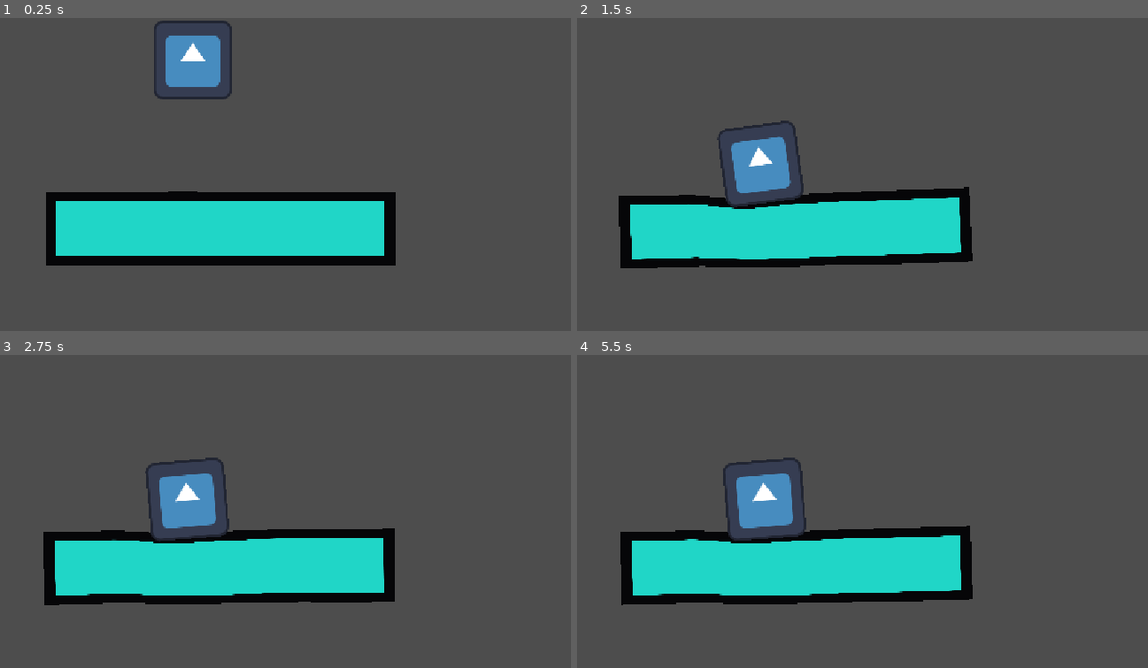
Above: before the commit, frames 1-4 (two rows, left to right).
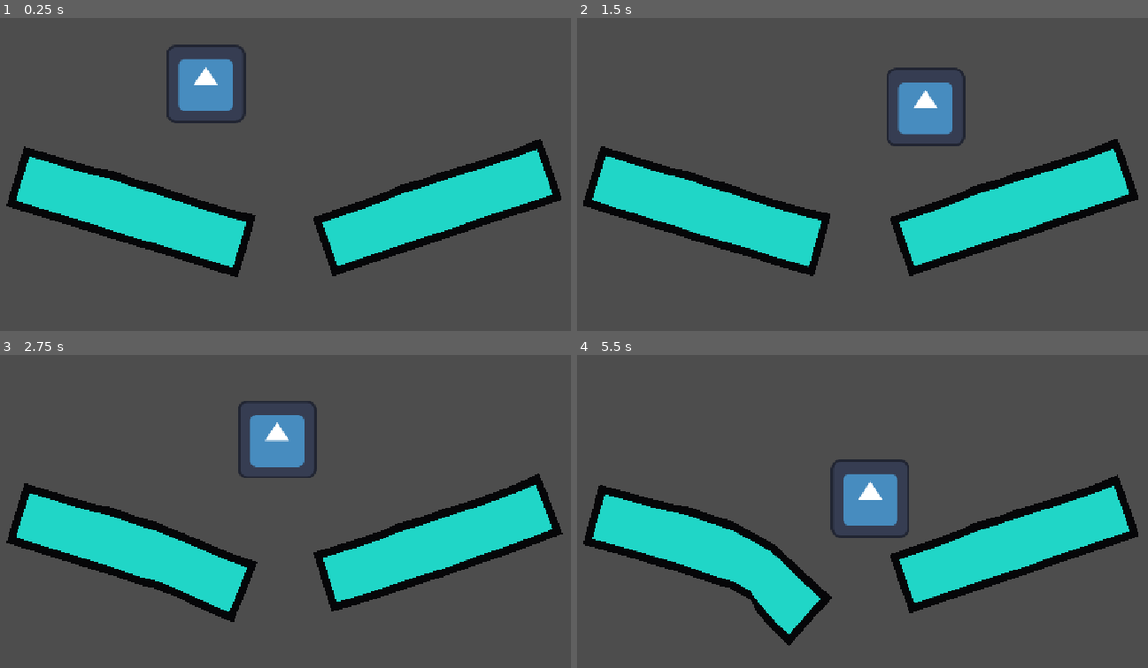
Above: after the commit, the same moments.

Repository: SlopInteractive/haven-2026
Game: Godot game, scene res://scenes/test/kap_test.tscn
Same seed, same stepped clock (60 frames per second), same inputs: the game is played once before the commit and once after it. This scene is started directly instead of the project's main scene. The engine's default icon, where the game draws it, is replaced by a stand-in: a white triangle on a blue panel in a dark square.
Inputs (mouse positions are in pixels of both pictures, inside the frame that each line leads up to):
- Up to frame 1 (0.25 s): no input
- Up to frame 2 (1.5 s): tap Enter (ui_accept) at 0.5, 0.77 s; move the mouse to (1033, 196) at 0.52 s; hold Right (ui_right) from 0.53 s (still down); click (1033, 196) at 0.67 s; move the mouse to (736, 237) at 1.27 s
- Up to frame 3 (2.75 s): tap Enter (ui_accept) at 1.52 s; move the mouse to (371, 467) at 2.02 s; release Right (ui_right) at 2.03 s; hold Left (ui_left) from 2.03 s (still down)
- Up to frame 4 (5.5 s): move the mouse to (839, 633) at 2.77 s; release Left (ui_left) at 2.78 s; hold Right (ui_right) 2.78-4.28 s; click (839, 633) at 2.92 s; tap Enter (ui_accept) at 3.02, 3.77, 4.52 s; move the mouse to (1090, 614) at 3.52 s; move the mouse to (662, 492) at 4.27 s; hold Left (ui_left) 4.28-5.03 s; move the mouse to (913, 555) at 5.02 s; hold Right (ui_right) from 5.03 s (still down); click (913, 555) at 5.17 s

The runs differ from the first frame. In frame 1, 20% of the frame differs, in the area x 1-99%, y 0-83%; in frame 2, 22%; in frame 3, 22%; in frame 4, 23%, in the area x 1-99%, y 32-93%.

Commit message:
bounce

Diff:
--- a/prefabs/platform.tscn
+++ b/prefabs/platform.tscn
@@ -334,8 +334,8 @@
 
 [node name="Bone-0" type="Bone2D" parent="SoftBody2D/Skeleton2D" unique_id=1127878932]
 position = Vector2(212.0838, 59.404694)
-rotation = 0.27843204
-scale = Vector2(0.99999994, 1)
+rotation = 0.27843207
+scale = Vector2(0.99999994, 1.0000002)
 rest = Transform2D(0.9614876, 0.27484837, -0.27484837, 0.9614876, 212.08377, 59.404675)
 auto_calculate_length_and_angle = false
 length = 200.0
@@ -349,7 +349,7 @@
 [node name="Bone-1" type="Bone2D" parent="SoftBody2D/Skeleton2D" unique_id=1779000436]
 position = Vector2(97.23755, 106.28848)
 rotation = 0.6924284
-scale = Vector2(0.99999994, 1)
+scale = Vector2(0.9999999, 1.0000002)
 rest = Transform2D(0.76969796, 0.6384082, -0.6384082, 0.76969796, 97.237625, 106.28845)
 auto_calculate_length_and_angle = false
 length = 200.0
@@ -363,7 +363,7 @@
 [node name="Bone-2" type="Bone2D" parent="SoftBody2D/Skeleton2D" unique_id=1695075202]
 position = Vector2(213.13214, 202.41458)
 rotation = 2.4506757
-scale = Vector2(1, 0.99999994)
+scale = Vector2(1, 0.9999999)
 rest = Transform2D(-0.770662, 0.6372441, -0.6372441, -0.770662, 213.13214, 202.41457)
 auto_calculate_length_and_angle = false
 length = 200.0
@@ -376,8 +376,8 @@
 
 [node name="Bone-3" type="Bone2D" parent="SoftBody2D/Skeleton2D" unique_id=357224413]
 position = Vector2(97.67883, 297.88046)
-rotation = 0.6908354
-scale = Vector2(1, 0.99999994)
+rotation = 0.6908356
+scale = Vector2(1.0000001, 0.99999994)
 rest = Transform2D(0.770714, 0.6371812, -0.6371812, 0.770714, 97.67883, 297.88043)
 auto_calculate_length_and_angle = false
 length = 200.0
@@ -390,8 +390,8 @@
 
 [node name="Bone-4" type="Bone2D" parent="SoftBody2D/Skeleton2D" unique_id=1715708340]
 position = Vector2(212.56262, 392.85965)
-rotation = -2.4507573
-scale = Vector2(1, 0.99999994)
+rotation = -2.450757
+scale = Vector2(1.0000001, 0.9999998)
 rest = Transform2D(-0.770714, -0.6371812, 0.6371812, -0.770714, 212.5626, 392.85962)
 auto_calculate_length_and_angle = false
 length = 200.0
@@ -404,7 +404,8 @@
 
 [node name="Bone-5" type="Bone2D" parent="SoftBody2D/Skeleton2D" unique_id=1130000760]
 position = Vector2(96.86334, 441.6949)
-rotation = -0.3994012
+rotation = -0.39940128
+scale = Vector2(1, 1.0000002)
 rest = Transform2D(0.92129403, -0.3888667, 0.3888667, 0.92129403, 96.863335, 441.69485)
 auto_calculate_length_and_angle = false
 length = 200.0
@@ -417,7 +418,7 @@
 
 [node name="Bone-6" type="Bone2D" parent="SoftBody2D/Skeleton2D" unique_id=648955976]
 position = Vector2(556.54266, 65.374115)
-rotation = 0.29417813
+rotation = 0.29417825
 scale = Vector2(0.99999994, 1)
 rest = Transform2D(0.9570408, 0.28995335, -0.28995335, 0.9570408, 556.54266, 65.374115)
 auto_calculate_length_and_angle = false
@@ -432,7 +433,7 @@
 [node name="Bone-7" type="Bone2D" parent="SoftBody2D/Skeleton2D" unique_id=534065104]
 position = Vector2(385.3966, 108.94745)
 rotation = 1.5660253
-scale = Vector2(1, 0.99999994)
+scale = Vector2(1.0000002, 0.99999994)
 rest = Transform2D(0.0047710515, 0.9999886, -0.9999886, 0.0047710515, 385.3966, 108.94746)
 auto_calculate_length_and_angle = false
 length = 200.0
@@ -445,8 +446,8 @@
 
 [node name="Bone-8" type="Bone2D" parent="SoftBody2D/Skeleton2D" unique_id=1165029360]
 position = Vector2(559.4003, 204.14096)
-rotation = 2.6494596
-scale = Vector2(0.99999994, 1)
+rotation = 2.6494594
+scale = Vector2(1, 1.0000002)
 rest = Transform2D(-0.881327, 0.47250688, -0.47250688, -0.881327, 559.4003, 204.14096)
 auto_calculate_length_and_angle = false
 length = 200.0
@@ -460,6 +461,7 @@
 [node name="Bone-9" type="Bone2D" parent="SoftBody2D/Skeleton2D" unique_id=1384306245]
 position = Vector2(386.29358, 296.9489)
 rotation = 1.5823567
+scale = Vector2(1.0000002, 1)
 rest = Transform2D(-0.011560107, 0.9999332, -0.9999332, -0.011560107, 386.2936, 296.94888)
 auto_calculate_length_and_angle = false
 length = 200.0
@@ -473,6 +475,7 @@
 [node name="Bone-10" type="Bone2D" parent="SoftBody2D/Skeleton2D" unique_id=2085451518]
 position = Vector2(557.7972, 388.07773)
 rotation = -2.653179
+scale = Vector2(1, 1.0000002)
 rest = Transform2D(-0.8830783, -0.46922567, 0.46922567, -0.8830783, 557.7972, 388.0777)
 auto_calculate_length_and_angle = false
 length = 200.0
@@ -486,6 +489,7 @@
 [node name="Bone-11" type="Bone2D" parent="SoftBody2D/Skeleton2D" unique_id=756407571]
 position = Vector2(384.6595, 438.29565)
 rotation = -1.5592359
+scale = Vector2(1.0000002, 1)
 rest = Transform2D(0.011560139, -0.9999332, 0.9999332, 0.011560139, 384.65945, 438.29562)
 auto_calculate_length_and_angle = false
 length = 200.0
@@ -499,6 +503,7 @@
 [node name="Bone-12" type="Bone2D" parent="SoftBody2D/Skeleton2D" unique_id=1639456548]
 position = Vector2(888.28705, 83.23276)
 rotation = 0.3752103
+scale = Vector2(1, 1.0000002)
 rest = Transform2D(0.9304306, 0.3664682, -0.3664682, 0.9304306, 888.28705, 83.23274)
 auto_calculate_length_and_angle = false
 length = 200.0
@@ -525,6 +530,7 @@
 [node name="Bone-14" type="Bone2D" parent="SoftBody2D/Skeleton2D" unique_id=1714887614]
 position = Vector2(903.50055, 213.98595)
 rotation = 2.7064316
+scale = Vector2(1, 1.0000002)
 rest = Transform2D(-0.9068022, 0.4215564, -0.4215564, -0.9068022, 903.50055, 213.98595)
 auto_calculate_length_and_angle = false
 length = 200.0
@@ -538,7 +544,7 @@
 [node name="Bone-15" type="Bone2D" parent="SoftBody2D/Skeleton2D" unique_id=1147563962]
 position = Vector2(732.3007, 293.57376)
 rotation = 1.6150411
-scale = Vector2(1, 0.99999994)
+scale = Vector2(1.0000002, 0.99999994)
 rest = Transform2D(-0.044230375, 0.99902135, -0.99902135, -0.044230375, 732.3007, 293.57373)
 auto_calculate_length_and_angle = false
 length = 200.0
@@ -551,8 +557,8 @@
 
 [node name="Bone-16" type="Bone2D" parent="SoftBody2D/Skeleton2D" unique_id=1542254978]
 position = Vector2(892.6711, 370.16705)
-rotation = -2.696023
-scale = Vector2(0.99999994, 1)
+rotation = -2.6960227
+scale = Vector2(1, 1.0000001)
 rest = Transform2D(-0.9023653, -0.430972, 0.430972, -0.9023653, 892.6711, 370.16705)
 auto_calculate_length_and_angle = false
 length = 200.0
@@ -566,7 +572,7 @@
 [node name="Bone-17" type="Bone2D" parent="SoftBody2D/Skeleton2D" unique_id=955067257]
 position = Vector2(726.34143, 428.17493)
 rotation = -1.5265516
-scale = Vector2(1, 0.99999994)
+scale = Vector2(1.0000002, 0.99999994)
 rest = Transform2D(0.04423029, -0.99902135, 0.99902135, 0.04423029, 726.34143, 428.17493)
 auto_calculate_length_and_angle = false
 length = 200.0
@@ -605,7 +611,8 @@
 
 [node name="Bone-20" type="Bone2D" parent="SoftBody2D/Skeleton2D" unique_id=548918863]
 position = Vector2(1173.4995, 209.16422)
-rotation = 2.784168
+rotation = 2.7841678
+scale = Vector2(1, 1.0000002)
 rest = Transform2D(-0.93680096, 0.3498628, -0.3498628, -0.93680096, 1173.4995, 209.1642)
 auto_calculate_length_and_angle = false
 length = 200.0
@@ -619,7 +626,7 @@
 [node name="Bone-21" type="Bone2D" parent="SoftBody2D/Skeleton2D" unique_id=1931563879]
 position = Vector2(1014.5391, 268.53043)
 rotation = 1.4518813
-scale = Vector2(1, 0.99999994)
+scale = Vector2(1.0000002, 0.99999994)
 rest = Transform2D(0.11863498, 0.9929379, -0.9929379, 0.11863498, 1014.5391, 268.5304)
 auto_calculate_length_and_angle = false
 length = 200.0
@@ -632,7 +639,8 @@
 
 [node name="Bone-22" type="Bone2D" parent="SoftBody2D/Skeleton2D" unique_id=670664305]
 position = Vector2(1179.7601, 376.92804)
-rotation = -2.5609577
+rotation = -2.5609574
+scale = Vector2(1.0000001, 1.0000001)
 rest = Transform2D(-0.83611447, -0.54855496, 0.54855496, -0.83611447, 1179.7601, 376.928)
 auto_calculate_length_and_angle = false
 length = 200.0
@@ -646,7 +654,7 @@
 [node name="Bone-23" type="Bone2D" parent="SoftBody2D/Skeleton2D" unique_id=447751098]
 position = Vector2(1031.5311, 410.74802)
 rotation = -1.6897113
-scale = Vector2(1, 0.99999994)
+scale = Vector2(1.0000002, 0.99999994)
 rest = Transform2D(-0.11863495, -0.9929379, 0.9929379, -0.11863495, 1031.5311, 410.748)
 auto_calculate_length_and_angle = false
 length = 200.0
@@ -660,6 +668,7 @@
 [node name="Bone-24" type="Bone2D" parent="SoftBody2D/Skeleton2D" unique_id=2032015219]
 position = Vector2(1521.1848, 63.47809)
 rotation = 0.25390086
+scale = Vector2(1, 1.0000002)
 rest = Transform2D(0.96794, 0.25118166, -0.25118166, 0.96794, 1521.1848, 63.478092)
 auto_calculate_length_and_angle = false
 length = 200.0
@@ -673,6 +682,7 @@
 [node name="Bone-25" type="Bone2D" parent="SoftBody2D/Skeleton2D" unique_id=157905411]
 position = Vector2(1348.3613, 114.500275)
 rotation = 1.5840396
+scale = Vector2(1.0000002, 1)
 rest = Transform2D(-0.013242855, 0.9999123, -0.9999123, -0.013242855, 1348.3613, 114.50026)
 auto_calculate_length_and_angle = false
 length = 200.0
@@ -685,7 +695,8 @@
 
 [node name="Bone-26" type="Bone2D" parent="SoftBody2D/Skeleton2D" unique_id=1089435598]
 position = Vector2(1519.0049, 203.56456)
-rotation = 2.6561072
+rotation = 2.656107
+scale = Vector2(1.0000001, 1)
 rest = Transform2D(-0.8844485, 0.4666378, -0.4666378, -0.8844485, 1519.0049, 203.56456)
 auto_calculate_length_and_angle = false
 length = 200.0
@@ -699,6 +710,7 @@
 [node name="Bone-27" type="Bone2D" parent="SoftBody2D/Skeleton2D" unique_id=911023338]
 position = Vector2(1345.9727, 294.85687)
 rotation = 1.5403862
+scale = Vector2(1.0000002, 1)
 rest = Transform2D(0.03040544, 0.99953765, -0.99953765, 0.03040544, 1345.9727, 294.85687)
 auto_calculate_length_and_angle = false
 length = 200.0
@@ -711,8 +723,8 @@
 
 [node name="Bone-28" type="Bone2D" parent="SoftBody2D/Skeleton2D" unique_id=165145458]
 position = Vector2(1520.2131, 389.63065)
-rotation = -2.6434257
-scale = Vector2(0.99999994, 1)
+rotation = -2.6434255
+scale = Vector2(0.99999994, 1.0000002)
 rest = Transform2D(-0.8784599, -0.47781608, 0.47781608, -0.8784599, 1520.2131, 389.6306)
 auto_calculate_length_and_angle = false
 length = 200.0
@@ -726,6 +738,7 @@
 [node name="Bone-29" type="Bone2D" parent="SoftBody2D/Skeleton2D" unique_id=703897654]
 position = Vector2(1350.1318, 431.58456)
 rotation = -1.6012064
+scale = Vector2(1.0000002, 1)
 rest = Transform2D(-0.030405408, -0.99953765, 0.99953765, -0.030405408, 1350.1318, 431.58453)
 auto_calculate_length_and_angle = false
 length = 200.0
@@ -739,7 +752,7 @@
 [node name="Bone-30" type="Bone2D" parent="SoftBody2D/Skeleton2D" unique_id=657502215]
 position = Vector2(1855.5792, 89.42905)
 rotation = 3.0277739
-scale = Vector2(0.99999994, 1)
+scale = Vector2(0.9999998, 1.0000002)
 rest = Transform2D(-0.9935296, 0.11357321, -0.11357321, -0.9935296, 1855.5792, 89.42902)
 auto_calculate_length_and_angle = false
 length = 200.0
@@ -753,7 +766,7 @@
 [node name="Bone-31" type="Bone2D" parent="SoftBody2D/Skeleton2D" unique_id=1957120370]
 position = Vector2(1692.8651, 108.02936)
 rotation = 1.5746073
-scale = Vector2(1, 0.99999994)
+scale = Vector2(1.0000002, 0.99999994)
 rest = Transform2D(-0.003810917, 0.9999927, -0.9999927, -0.003810917, 1692.8651, 108.02933)
 auto_calculate_length_and_angle = false
 length = 200.0
@@ -766,7 +779,8 @@
 
 [node name="Bone-32" type="Bone2D" parent="SoftBody2D/Skeleton2D" unique_id=1261166433]
 position = Vector2(1854.955, 202.23145)
-rotation = 2.6131985
+rotation = 2.6131983
+scale = Vector2(1.0000001, 1.0000001)
 rest = Transform2D(-0.8636178, 0.5041471, -0.5041471, -0.8636178, 1854.9551, 202.23143)
 auto_calculate_length_and_angle = false
 length = 200.0
@@ -780,7 +794,7 @@
 [node name="Bone-33" type="Bone2D" parent="SoftBody2D/Skeleton2D" unique_id=1771931486]
 position = Vector2(1692.1439, 297.2743)
 rotation = 1.5615051
-scale = Vector2(1, 0.99999994)
+scale = Vector2(1.0000002, 0.99999994)
 rest = Transform2D(0.009291114, 0.99995685, -0.99995685, 0.009291114, 1692.1439, 297.2743)
 auto_calculate_length_and_angle = false
 length = 200.0
@@ -793,8 +807,8 @@
 
 [node name="Bone-34" type="Bone2D" parent="SoftBody2D/Skeleton2D" unique_id=373412570]
 position = Vector2(1855.2357, 362.72226)
-rotation = -2.7599702
-scale = Vector2(0.99999994, 1)
+rotation = -2.75997
+scale = Vector2(0.99999994, 1.0000002)
 rest = Transform2D(-0.9280616, -0.37242672, 0.37242672, -0.9280616, 1855.2358, 362.72226)
 auto_calculate_length_and_angle = false
 length = 200.0
@@ -808,7 +822,7 @@
 [node name="Bone-35" type="Bone2D" parent="SoftBody2D/Skeleton2D" unique_id=1891802896]
 position = Vector2(1693.4651, 439.4582)
 rotation = -1.5800875
-scale = Vector2(1, 0.99999994)
+scale = Vector2(1.0000002, 0.99999994)
 rest = Transform2D(-0.009291082, -0.99995685, 0.99995685, -0.009291082, 1693.4651, 439.45816)
 auto_calculate_length_and_angle = false
 length = 200.0
@@ -1406,6 +1420,7 @@
 mass = 0.1
 gravity_scale = 0.0
 can_sleep = false
+freeze = true
 metadata/idx = 11
 metadata/bone_name = &"Bone-11"
 
@@ -1738,6 +1753,7 @@
 mass = 0.1
 gravity_scale = 0.0
 can_sleep = false
+freeze = true
 metadata/idx = 17
 metadata/bone_name = &"Bone-17"
 
@@ -2070,6 +2086,7 @@
 mass = 0.1
 gravity_scale = 0.0
 can_sleep = false
+freeze = true
 metadata/idx = 23
 metadata/bone_name = &"Bone-23"
 
@@ -2402,6 +2419,7 @@
 mass = 0.1
 gravity_scale = 0.0
 can_sleep = false
+freeze = true
 metadata/idx = 29
 metadata/bone_name = &"Bone-29"
 
--- a/scenes/test/kap_test.tscn
+++ b/scenes/test/kap_test.tscn
@@ -2,22 +2,33 @@
 
 [ext_resource type="PackedScene" uid="uid://brpvolci1fnnq" path="res://prefabs/platform.tscn" id="1_ofchl"]
 [ext_resource type="Texture2D" uid="uid://uelvhslkv8pv" path="res://icon.svg" id="2_88qri"]
+[ext_resource type="Script" uid="uid://basudrj7khkap" path="res://scenes/test/player_controller.gd" id="2_wa75g"]
 
 [sub_resource type="RectangleShape2D" id="RectangleShape2D_my6qp"]
-size = Vector2(113, 112)
+size = Vector2(113, 81)
 
 [node name="KapTest" type="Node2D" unique_id=884624408]
 
 [node name="Platform" parent="." unique_id=489886513 instance=ExtResource("1_ofchl")]
-position = Vector2(448, 373)
+position = Vector2(295, 340)
+rotation = 0.2984513
+scale = Vector2(0.69153726, 0.8450366)
 
-[node name="RigidBody2D" type="RigidBody2D" parent="." unique_id=734849386]
-position = Vector2(403, 40)
-metadata/_edit_group_ = true
+[node name="Platform2" parent="." unique_id=931321867 instance=ExtResource("1_ofchl")]
+position = Vector2(809, 334)
+rotation = -0.32463124
+scale = Vector2(0.69153726, 0.8450366)
 
-[node name="Sprite2D" type="Sprite2D" parent="RigidBody2D" unique_id=1052021700]
+[node name="RigidBody2D" type="RigidBody2D" parent="." unique_id=695376995]
+lock_rotation = true
+script = ExtResource("2_wa75g")
+bounce_strength = 800.0
+bounce_delay = 0.05
+
+[node name="Sprite2D" type="Sprite2D" parent="RigidBody2D" unique_id=964709701]
+position = Vector2(424, 79)
 texture = ExtResource("2_88qri")
 
-[node name="CollisionShape2D" type="CollisionShape2D" parent="RigidBody2D" unique_id=1621277423]
-position = Vector2(-0.5, 0)
+[node name="CollisionShape2D" type="CollisionShape2D" parent="RigidBody2D" unique_id=919512229]
+position = Vector2(423.5, 86.5)
 shape = SubResource("RectangleShape2D_my6qp")
--- /dev/null
+++ b/scenes/test/player_controller.gd
@@ -0,0 +1,41 @@
+
+extends RigidBody2D
+
+@export_group("Bounce")
+@export var bounce_strength := 600.0
+@export var bounce_delay := 0.2
+@export var min_landing_speed := 50.0
+
+var bounce_pending := false
+var pending_normal := Vector2.UP
+
+func _ready() -> void:
+	contact_monitor = true
+	max_contacts_reported = 8
+
+func _process(delta: float) -> void:
+	pass
+
+func _integrate_forces(state: PhysicsDirectBodyState2D) -> void:
+	if bounce_pending:
+		return
+
+	for i in state.get_contact_count():
+		var normal := state.get_contact_local_normal(i)
+
+		# Only bounce from surfaces beneath the player.
+		if normal.y < -0.7 and state.linear_velocity.dot(normal) < -min_landing_speed:
+			pending_normal = global_transform.basis_xform(normal).normalized()
+			bounce_pending = true
+			_schedule_bounce()
+			break
+
+
+func _schedule_bounce() -> void:
+	await get_tree().create_timer(bounce_delay).timeout
+
+	if not is_inside_tree():
+		return
+
+	apply_central_impulse(pending_normal * bounce_strength)
+	bounce_pending = false
Not shown, added: scenes/test/player_controller.gd.uid
